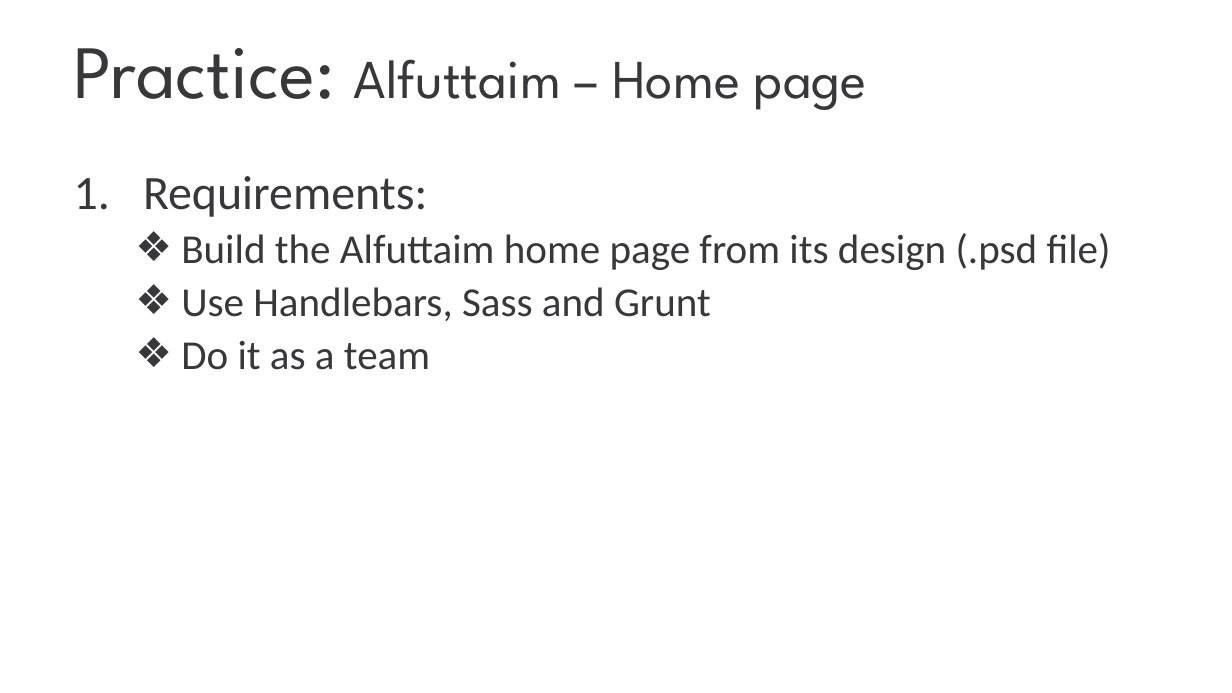
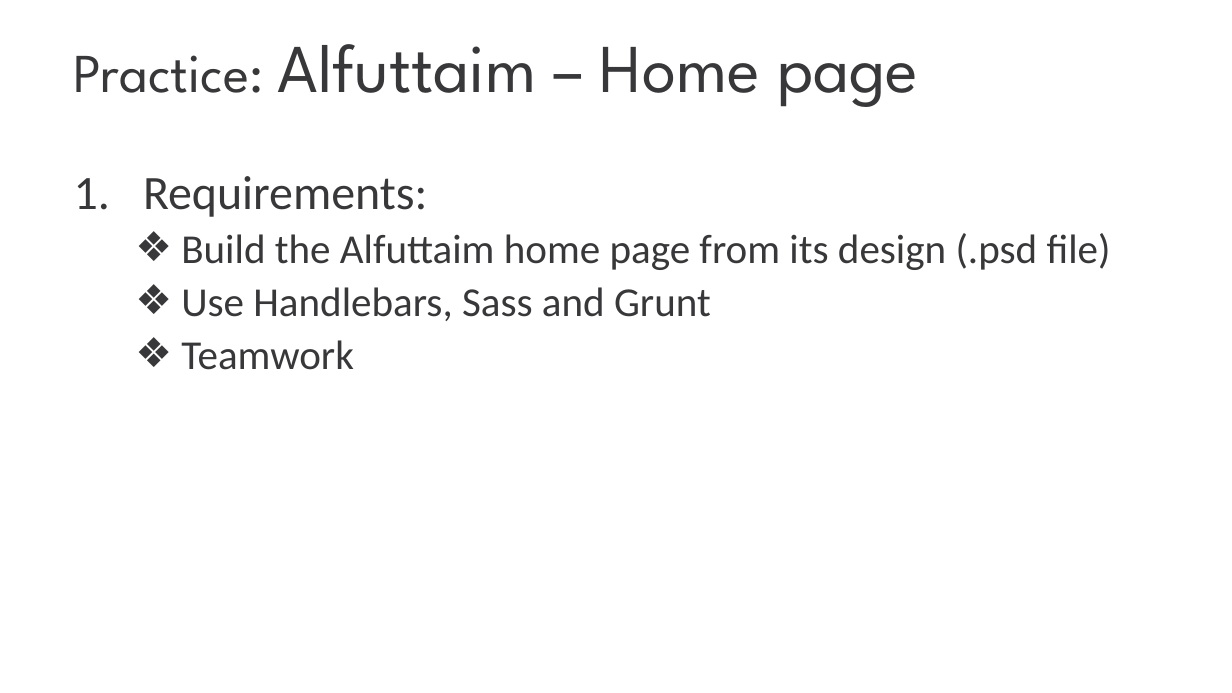
Before and after one commit to nam-tran-niteco/Wordpress-Demo, a slide deck: slide 23 of Wordpress Migration.pptx. Drawn at 1232x693 pixels with LibreOffice and Linux fonts; fonts in the diff are those of the drawing; background and template pictures are left out. Boxes give left, top, right and bottom in pixels: in the first picture for what was removed or moved away, otherwise in the second. Text is boxed around its words. In the diff, an @@ line names an element or a change of style, - is before the commit and + after.

```diff
--- a/Wordpress Migration.pptx
+++ b/Wordpress Migration.pptx
@@ title "Practice: Alfuttaim – Home page" at [74,44,918,107]: size 44 to 32 pt in "Practice:"; size 32 to 40 pt in "Alfuttaim – Home page" @@
@@ text at [181,340,354,370]: text changed @@
-  ❖ Do it as a team
+  ❖ Teamwork
```
Also in this commit, not shown: 2 other slides changed.
